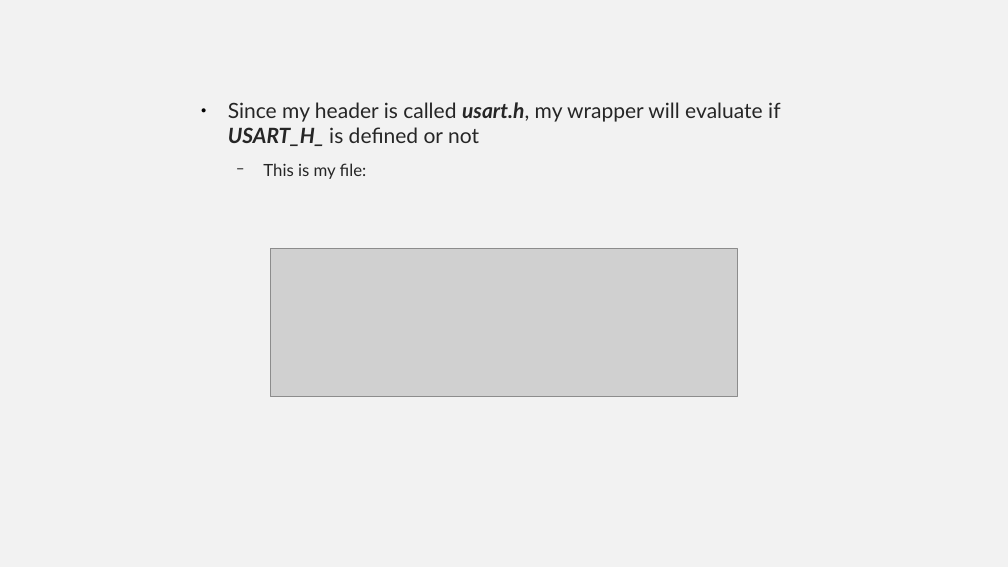
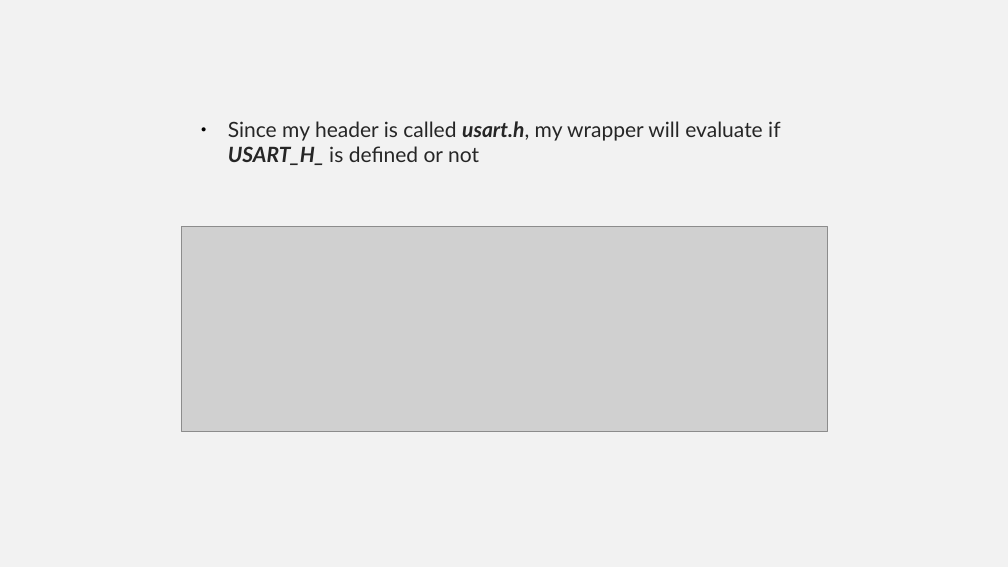
Before and after one commit to Equihua2211/I7266, a slide deck: slide 24 of 001_Slides/08_UART-USART.odp. Drawn at 1008x567 pixels with LibreOffice and Linux fonts; fonts in the diff are those of the drawing; grey boxes stand for pictures. Boxes give left, top, right and bottom in pixels: in the first picture for what was removed or moved away, otherwise in the second. Text is boxed around its words. In the diff, an @@ line names an element or a change of style, - is before the commit and + after.

```diff
--- a/001_Slides/08_UART-USART.odp
+++ b/001_Slides/08_UART-USART.odp
@@ text "Since my header is called ...": place and size @@
-text "Since my header is called ..." at (228,102,780,179)
+text "Since my header is called ..." at (228,121,780,165)
@@ text at (263,163,367,179): paragraph removed @@
-  − This is my file:
@@ picture: place and size @@
-picture at (271,249,738,397)
+picture at (181,227,827,432)
```
Also in this commit, not shown: 5 other slides changed, 6 slides added, 16 slides removed, 2 other files.
